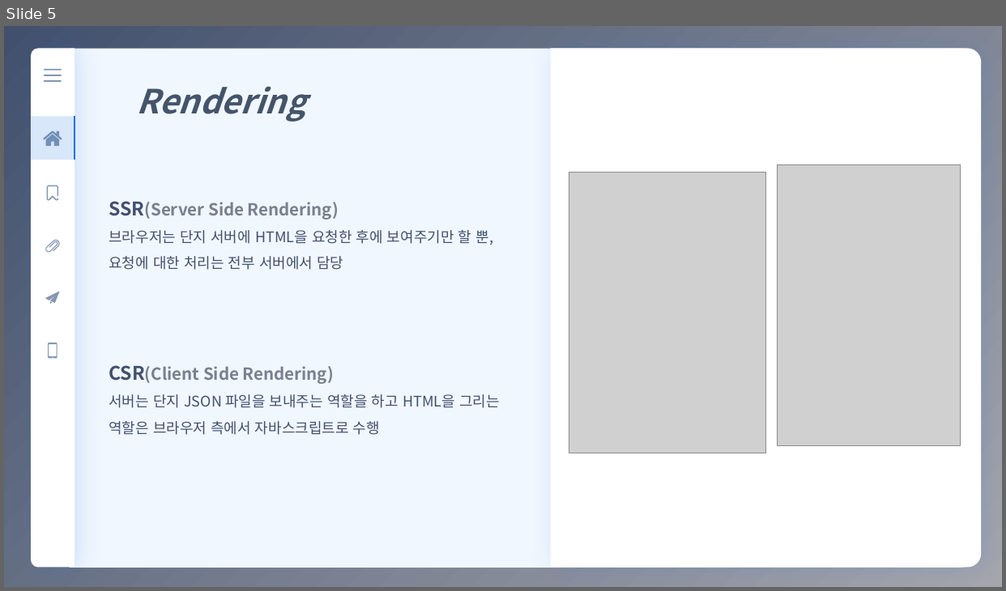
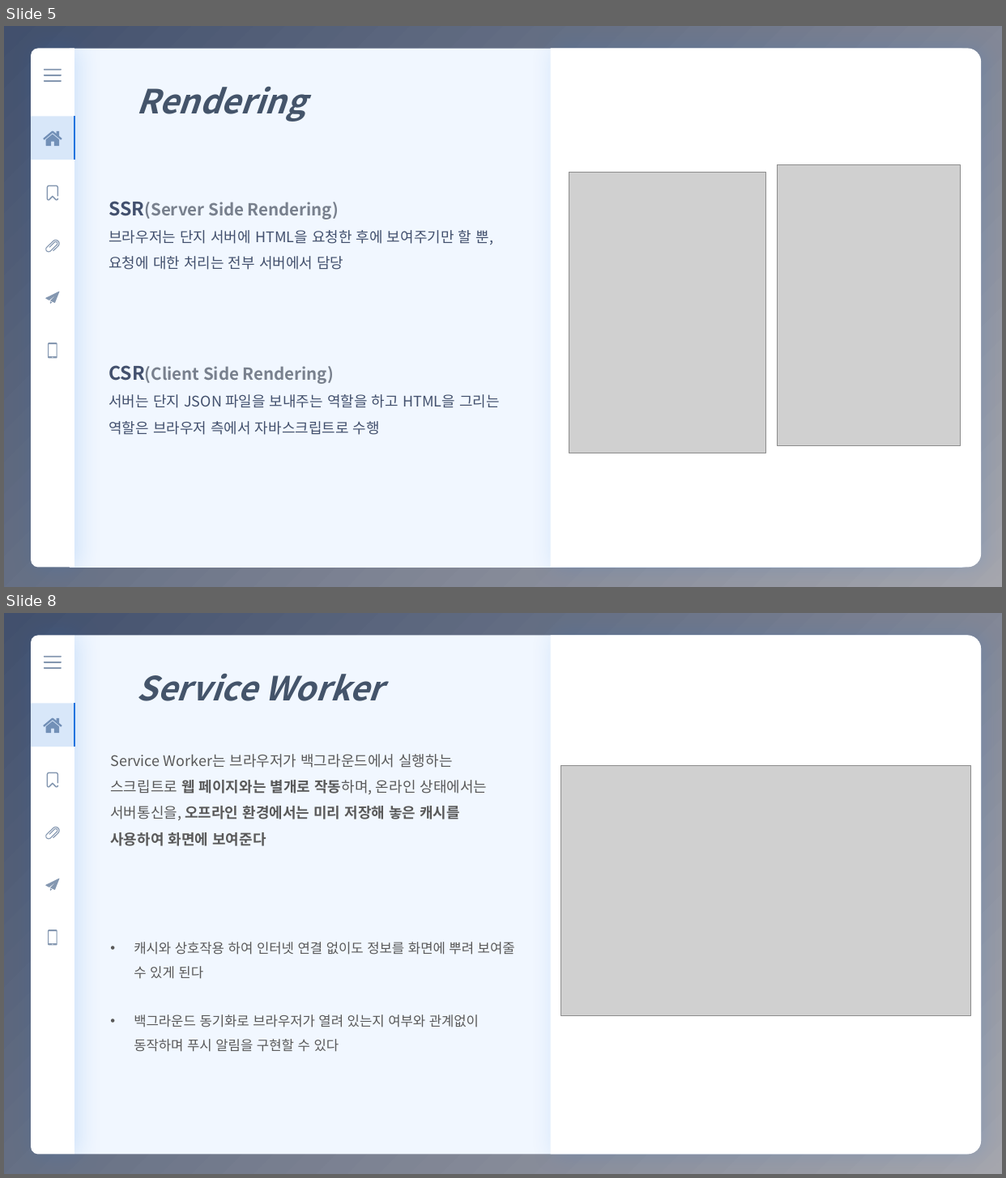
Before and after one commit to eunbee-kim/dmsql1471, a slide deck: 교육/4주차_MVC_SPA_PWA.pptx. Shown one above the other, each under a label of ours: slide 5 before the commit, slides 5 and 8 after it; the slides between them are not shown. The pictures are 1006x591 and 1006x1178 pixels, drawn with LibreOffice and Linux fonts; fonts in the diff are those of the drawing; grey boxes stand for pictures. Boxes give left, top, right and bottom in pixels: in the first picture for what was removed or moved away, otherwise in the second. Text is boxed around its words. In the diff, an @@ line names an element or a change of style, - is before the commit and + after.

```diff
--- a/교육/4주차_MVC_SPA_PWA.pptx
+++ b/교육/4주차_MVC_SPA_PWA.pptx
@@ slide 8 added at (4,613,1002,1174), background gradient #42506D to #A5A6AD @@
@@ round same rect added at (74,636,982,1155), fill #F1F7FF @@
@@ round same rect added at (551,635,982,1155), fill #FFFFFF @@
@@ group added at (31,635,74,1154): 6 freeform shapes, 3 rounded rectangles, 1 round same rect @@
@@ text added at (136,673,383,701), 32 pt, text #44546A, bold, italic @@
+Service Worker
@@ table added at (31,703,74,747), 1 rows, 1 columns @@
+
@@ text added at (110,754,515,1052), 14 pt, text #595959 @@
+Service Worker는 브라우저가 백그라운드에서 실행하는 스크립트로 웹 페이지와는 별개로 작동하며, 온라인 상태에서는 서버통신을, 오프라인 환경에서는 미리 저장해 놓은 캐시를 사용하여 화면에 보여준다
+• 캐시와 상호작용 하여 인터넷 연결 없이도 정보를 화면에 뿌려 보여줄 수 있게 된다
+• 백그라운드 동기화로 브라우저가 열려 있는지 여부와 관계없이 동작하며 푸시 알림을 구현할 수 있다
@@ picture added at (561,766,971,1016) @@
```
Also in this commit, not shown: 3 slides changed, 2 other slides added, 2 slides removed.
